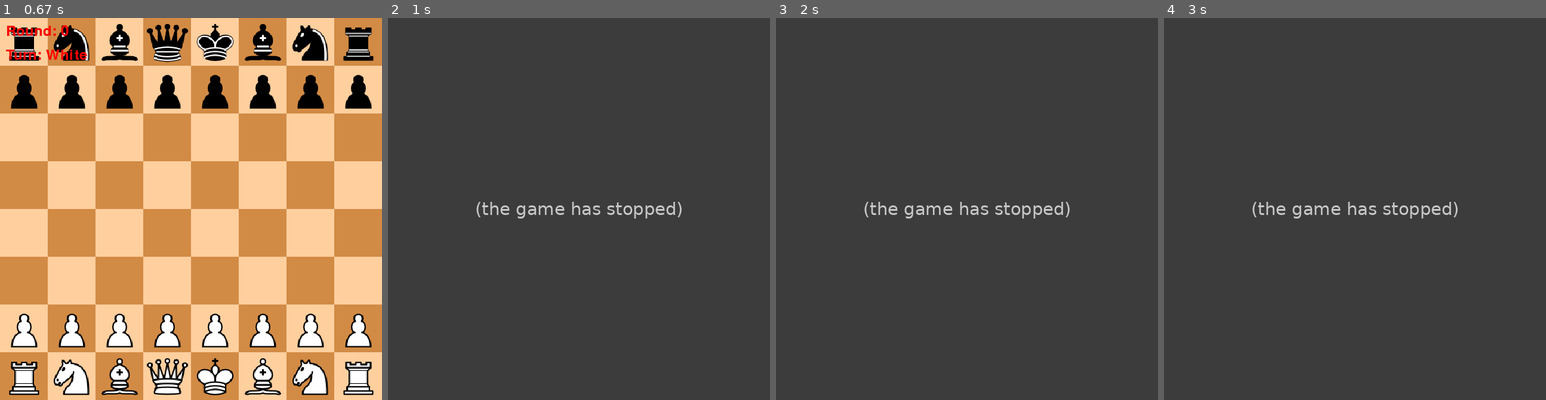
Above: before the commit, frames 1-4 (left to right).
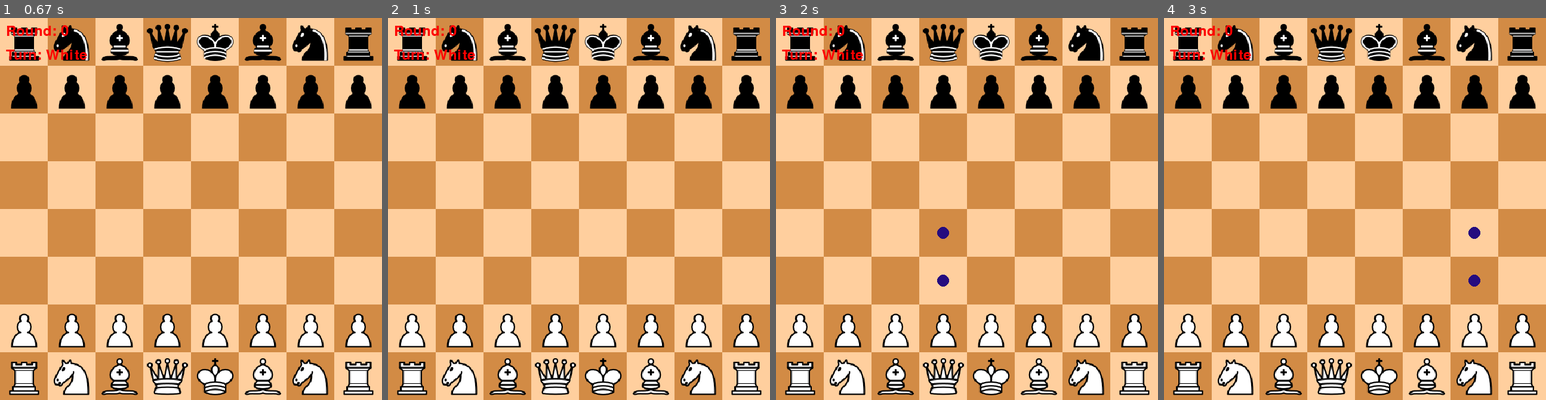
Above: after the commit, the same moments.

Repository: l-huisman/Big-Data-and-AI
Game: pygame game, started from chess/main.py
The game is run twice, just before and just after one commit, with the same random seed, the same clock (stepped at 60 frames per second) and the same inputs.
Inputs (mouse positions are in pixels of both pictures, inside the frame that each line leads up to):
- Up to frame 1 (0.67 s): click "Round: 0" at 0.42 s
- Up to frame 2 (1 s): click (487, 212) at 0.78 s
- Up to frame 3 (2 s): click (1108, 342) at 1.15 s; click (974, 79) at 1.52 s; click (947, 308) at 1.92 s
- Up to frame 4 (3 s): move the mouse to (1454, 270) at 2.27 s; click (1454, 270) at 2.38 s; move the mouse to (1488, 308) at 2.63 s; click (1488, 308) at 2.75 s

Frame 1 is identical in both runs. In frame 2, 100% of the frame differs, in the area x 0-100%, y 0-100%; in frame 3, 100%; in frame 4, 100%.
Error before the commit: AttributeError: 'Rook' object has no attribute '_Piece__legal_moves' (piece.py line 36); the game stopped at 0.83 s (later frames are placeholders)

Commit message:
Refactor piece movement logic in bishop.py, pawn.py, piece.py, queen.py, and rook.py

Diff:
--- a/chess/pieces/bishop.py
+++ b/chess/pieces/bishop.py
@@ -12,3 +12,7 @@
         self.moves = []
         self._check_legal_moves()
         return self.moves
+
+    def _check_legal_moves(self) -> None:
+        for move in self._legal_moves:
+            self._check_straights(move[0], move[1])
--- a/chess/pieces/pawn.py
+++ b/chess/pieces/pawn.py
@@ -6,11 +6,12 @@
     def __init__(self, board, color: Color, x_position: int, y_position: int):
         super().__init__(board, color, PieceType.PAWN, x_position, y_position)
         self._legal_moves = [(-1, (1 * self.color.value)), (1, 1 * self.color.value)]
+        # TODO: add
 
     def get_possible_moves(self) -> list:
         self.moves = []
         self.__check_moves()
-        self.__check_diagonals()
+        self._check_legal_moves()
         return self.moves
 
     def __check_moves(self) -> None:
@@ -20,8 +21,8 @@
             if (self.board.get_piece_at_position(self.x_position, self.y_position + (1 * self.color.value))== None and self.board.get_piece_at_position(self.x_position, self.y_position + (2 * self.color.value))== None):
                 self.moves.append((self.x_position, self.y_position + (2 * self.color.value)))
 
-    def __check_diagonals(self) -> None:
-        for move in self.__legal_moves:
+    def _check_legal_moves(self) -> None:
+        for move in self._legal_moves:
             x = self.x_position + move[0]
             y = self.y_position + move[1]
             if x < 0 or x > 7 or y < 0 or y > 7:
--- a/chess/pieces/piece.py
+++ b/chess/pieces/piece.py
@@ -33,7 +33,7 @@
         screen.blit(image, (x * square_size, y * square_size))
 
     def _check_legal_moves(self) -> None:
-        for move in self.__legal_moves:
+        for move in self._legal_moves:
             x = self.x_position + move[0]
             y = self.y_position + move[1]
             if x < 0 or x > 7 or y < 0 or y > 7:
--- a/chess/pieces/queen.py
+++ b/chess/pieces/queen.py
@@ -11,3 +11,7 @@
         self.moves = []
         self._check_legal_moves()
         return self.moves
+
+    def _check_legal_moves(self) -> None:
+        for move in self._legal_moves:
+            self._check_straights(move[0], move[1])
--- a/chess/pieces/rook.py
+++ b/chess/pieces/rook.py
@@ -11,3 +11,7 @@
         self.moves = []
         self._check_legal_moves()
         return self.moves
+
+    def _check_legal_moves(self) -> None:
+        for move in self._legal_moves:
+            self._check_straights(move[0], move[1])
